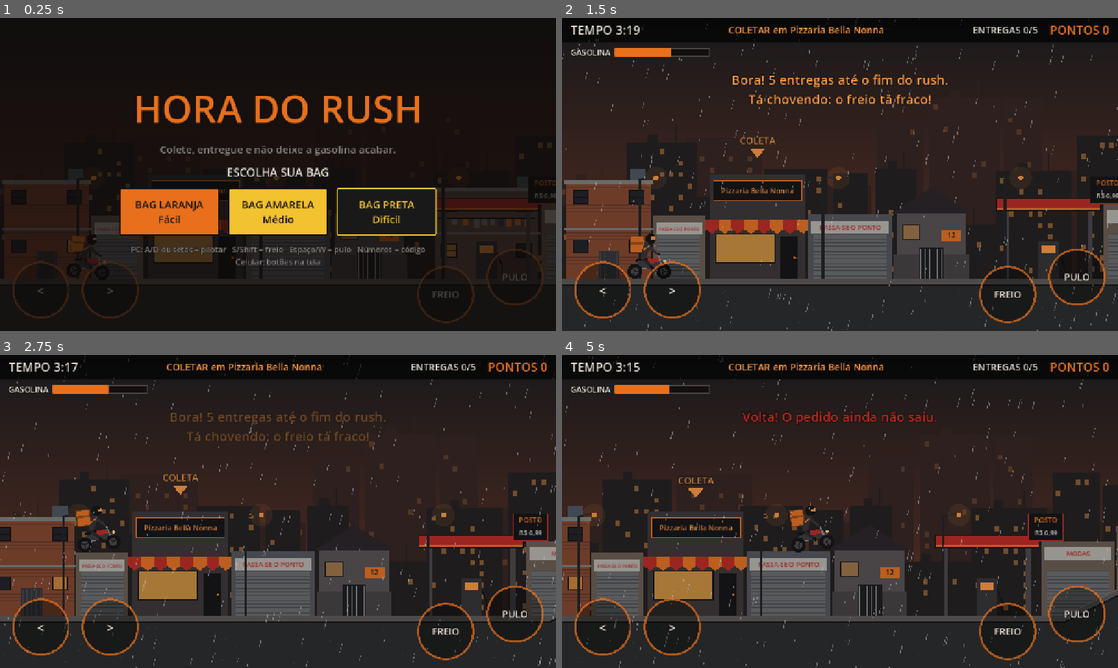
Above: before the commit, frames 1-4 (two rows, left to right).
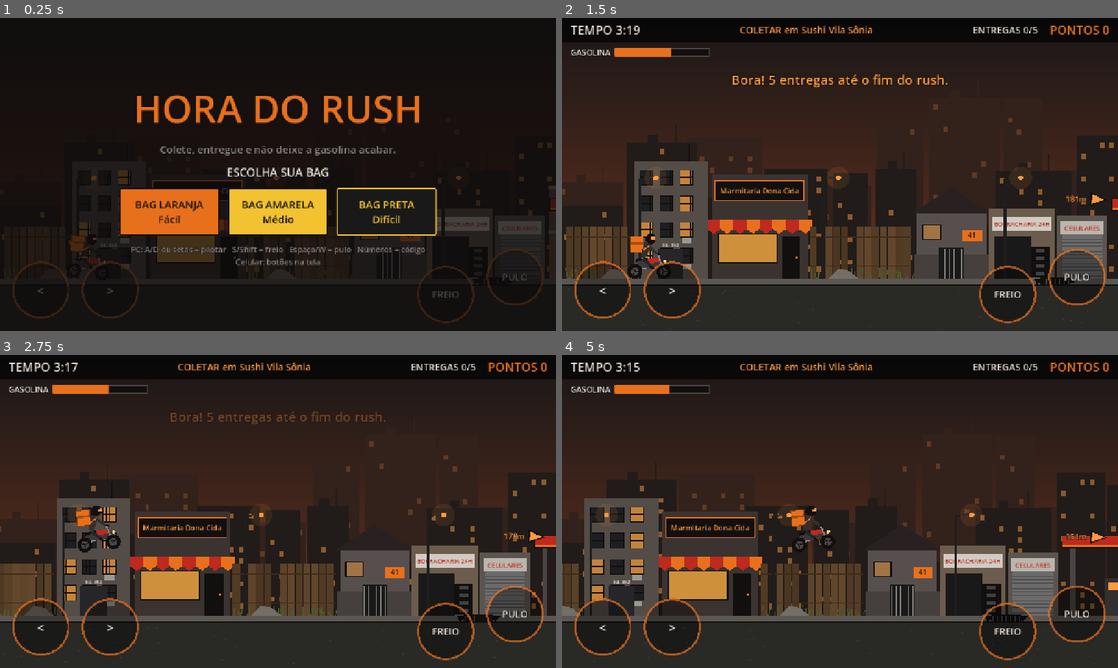
Above: after the commit, the same moments.

Repository: ViniViscas/Hora-do-Rush
Game: Godot game, scene res://scenes/main.tscn
Same seed, same stepped clock (60 frames per second), same inputs: the game is played once before the commit and once after it.
Inputs:
- Up to frame 1 (0.25 s): no input
- Up to frame 2 (1.5 s): click "BAG LARANJA Fácil" at 0.5 s; hold D (direita) from 1.28 s (still down); hold S (freio) from 1.28 s (still down)
- Up to frame 3 (2.75 s): keep holding D (direita); tap Space (pulo) at 1.52, 2.27 s; release S (freio) at 2.03 s; tap S (freio) at 2.1 s
- Up to frame 4 (5 s): release D (direita) at 2.78 s; hold A (esquerda) 2.78-3.53 s; hold S (freio) 2.78-3.53 s; tap 0 at 2.85 s; hold D (direita) from 3.53 s (still down); tap 9 at 3.6 s; tap Space (pulo) at 3.77, 4.52 s; tap S (freio) at 3.8 s; hold S (freio) from 4.28 s (still down); tap Backspace at 4.35 s

The runs differ from the first frame. In frame 1, 3.6% of the frame differs, in the area x 0-100%, y 48-84%; in frame 2, 20%; in frame 3, 20%; in frame 4, 23%, in the area x 0-100%, y 0-100%.

Commit message:
M2.5: mapa gerado proceduralmente por semente
- gerador_fase.gd substitui o layout fixo (level_data.gd)
- regras de distância mínima entre obstáculos (tabela FOLGAS)
- "Jogar de novo" repete o mapa; -- --semente=N abre um mapa específico
- GDD seção 5.1 e README atualizados

Co-Authored-By: Claude Opus 5.5 <noreply@anthropic.com>

Diff:
--- /dev/null
+++ b/scripts/gerador_fase.gd
@@ -0,0 +1,315 @@
+extends RefCounted
+## Gerador procedural da fase. A mesma semente sempre gera o mesmo mapa.
+## Tudo em pixels; o chão "normal" fica em y = 600.
+##
+## Ordem de montagem: chão (platôs/viadutos) → obstáculos de pista → restaurantes,
+## postos e casas → obstáculos sólidos → trechos de ciclovia.
+## O "respiro" entre as coisas fica na tabela FOLGAS: é ali que se ajusta.
+
+const LARGURA := 14000.0
+const Y_CHAO := 600.0
+const INICIO_LIVRE := 600.0   # nada perigoso perto de onde a moto nasce
+const FIM_LIVRE := 300.0
+
+## Distância mínima (px, borda a borda) entre dois tipos de coisa na pista.
+## -1 = podem se sobrepor. Par fora da lista = só não podem se encostar.
+const FOLGAS := [
+	# Lombada e boca de lobo: embalo antes e pista livre para pousar.
+	["lombada", "lombada", 650], ["lombada", "boca", 650], ["boca", "boca", 550],
+	["lombada", "blitz", 750], ["boca", "blitz", 750],
+	["lombada", "cruzamento", 550], ["boca", "cruzamento", 550],
+	["lombada", "terra", 450], ["boca", "terra", 450],
+	["lombada", "bloco", 330], ["boca", "bloco", 330],
+	["lombada", "rampa", 200], ["boca", "rampa", 200],
+	["lombada", "ciclovia", 100], ["boca", "ciclovia", 100],
+	["lombada", "local", 40], ["boca", "local", 40],
+	["lombada", "borda", 500], ["boca", "borda", 500],
+	# Blitz: chega-se nela embalado, para a escolha "freio ou arrisco" pesar.
+	["blitz", "blitz", 2000], ["blitz", "cruzamento", 750], ["blitz", "terra", 650],
+	["blitz", "bloco", 300], ["blitz", "ciclovia", 300], ["blitz", "rampa", 100],
+	["blitz", "local", 40], ["blitz", "borda", 800],
+	# Cruzamento
+	["cruzamento", "cruzamento", 1200], ["cruzamento", "terra", 450], ["cruzamento", "bloco", 200],
+	["cruzamento", "rampa", 150], ["cruzamento", "ciclovia", 150], ["cruzamento", "local", 50],
+	["cruzamento", "borda", 500],
+	# Estrada de terra
+	["terra", "terra", 1200], ["terra", "bloco", 50], ["terra", "ciclovia", 200],
+	["terra", "rampa", 50], ["terra", "local", -1], ["terra", "borda", 200],
+	# Ciclovia (atalho): pode passar na frente de casas e em rampas
+	["ciclovia", "ciclovia", 600], ["ciclovia", "bloco", 80], ["ciclovia", "local", -1],
+	["ciclovia", "rampa", -1], ["ciclovia", "borda", 200],
+	# Sólidos e endereços
+	["bloco", "bloco", 150], ["bloco", "local", 30], ["bloco", "rampa", 80], ["bloco", "borda", 200],
+	["local", "local", 20], ["local", "rampa", 10], ["local", "borda", -1],
+	["rampa", "borda", -1],
+	# Topo de platô/viaduto: tudo pode ficar lá em cima, menos cruzamento
+	["plato", "lombada", -1], ["plato", "boca", -1], ["plato", "blitz", -1], ["plato", "terra", -1],
+	["plato", "ciclovia", -1], ["plato", "bloco", -1], ["plato", "local", -1], ["plato", "rampa", -1],
+	["plato", "borda", -1], ["plato", "plato", -1],
+]
+
+## Quantos obstáculos de pista por fase: [mínimo, máximo].
+## O mínimo é garantido; os extras só entram se couberem com as folgas.
+const QUANTIDADE := {
+	"lombada": [3, 5], "boca": [3, 5], "terra": [1, 3], "cruzamento": [2, 3], "blitz": [1, 2],
+}
+const CANDIDATAS_CICLOVIA := 4   # cada uma tem 50% de chance por partida (obstaculos.gd)
+const N_RESTAURANTES := 5
+const N_CASAS := 15
+const N_POSTOS := 6              # vagas; só Config.POSTOS_ATIVOS aparecem
+const N_BLOCOS := [6, 9]
+
+const LARG_LOCAL := {"restaurante": 220.0, "casa": 160.0, "posto": 240.0}
+const TIPOS_BLOCO := [["cone", Vector2(26, 36)], ["caixote", Vector2(54, 48)], ["cacamba", Vector2(110, 55)]]
+const NOMES_RESTAURANTE := [
+	"Pizzaria Bella Nonna", "Esfiha Express", "Burguer da Quebrada", "Pastel da Feira",
+	"Marmitaria Dona Cida", "Yakisoba do Japa", "Açaí Sem Freio", "Churrasquinho do Tião",
+	"Padaria Pão Nosso", "Hot Dog do Careca", "Sushi Vila Sônia", "Tapioca da Bahia",
+]
+
+var _rng := RandomNumberGenerator.new()
+var _folga := {}
+var _ocupados: Array = []   # [tipo, x0, x1]
+
+
+func _init() -> void:
+	for f in FOLGAS:
+		_folga[f[0] + "|" + f[1]] = f[2]
+		_folga[f[1] + "|" + f[0]] = f[2]
+
+
+## Gera a fase inteira. Retorna um dicionário com o layout (ver o fim da função).
+func gerar(semente: int) -> Dictionary:
+	_rng.seed = semente
+	_ocupados.clear()
+	_ocupar("borda", -800.0, INICIO_LIVRE)
+	_ocupar("borda", LARGURA - FIM_LIVRE, LARGURA + 800.0)
+
+	var chao := _gerar_chao()
+	# Se faltou o mínimo de algum tipo, refaz só os obstáculos (continua determinístico)
+	var antes := _ocupados.duplicate()
+	var pista := _gerar_obstaculos_pista()
+	for tentativa in 10:
+		if _tem_minimos(pista):
+			break
+		_ocupados = antes.duplicate()
+		pista = _gerar_obstaculos_pista()
+	var restaurantes := _gerar_locais("restaurante", N_RESTAURANTES)
+	var postos := _gerar_locais("posto", N_POSTOS)
+	var casas := _gerar_locais("casa", N_CASAS)
+
+	var nomes := NOMES_RESTAURANTE.duplicate()
+	_embaralhar(nomes)
+	var lista_rest := []
+	for i in restaurantes.size():
+		lista_rest.append([restaurantes[i], nomes[i]])
+
+	# Numeração da rua cresce da esquerda para a direita
+	var lista_casas := []
+	var numero := _rng.randi_range(8, 60)
+	for x in casas:
+		var nome := str(numero)
+		if _rng.randf() < 0.12:
+			nome += "-A"
+		lista_casas.append([x, nome])
+		numero += _rng.randi_range(15, 110)
+
+	var blocos := []
+	for i in _rng.randi_range(N_BLOCOS[0], N_BLOCOS[1]):
+		var t: Array = TIPOS_BLOCO[_rng.randi() % TIPOS_BLOCO.size()]
+		var tam: Vector2 = t[1]
+		var x := _colocar("bloco", tam.x, 0.0, LARGURA)
+		if x >= 0.0:
+			blocos.append([x, t[0], tam])
+	blocos.sort_custom(func(a, b) -> bool: return a[0] < b[0])
+
+	var ciclovias := []
+	for i in CANDIDATAS_CICLOVIA:
+		var w := _rng.randf_range(350.0, 600.0)
+		var x := _colocar("ciclovia", w, 0.0, LARGURA)
+		if x >= 0.0:
+			ciclovias.append([x - w / 2.0, x + w / 2.0])
+	ciclovias.sort_custom(func(a, b) -> bool: return a[0] < b[0])
+
+	return {
+		"semente": semente,
+		"largura": LARGURA,
+		"chao": chao,
+		"restaurantes": lista_rest,
+		"casas": lista_casas,
+		"postos": postos,
+		"blocos": blocos,
+		"lombadas": pista.lombada,
+		"bocas": pista.boca,
+		"terra": pista.terra,
+		"cruzamentos": pista.cruzamento,
+		"blitz": pista.blitz,
+		"ciclovias": ciclovias,
+	}
+
+
+# ---------------------------------------------------------------- chão
+
+## Rua plana com alguns platôs e viadutos. As rampas ficam marcadas como ocupadas
+## para nenhum obstáculo ou endereço cair na inclinação; o topo, só para o cruzamento.
+func _gerar_chao() -> Array:
+	var pts := [Vector2(-700, Y_CHAO)]
+	var x := _rng.randf_range(1300.0, 2400.0)
+	while x < LARGURA - 1800.0:
+		var altura: float = [60.0, 80.0, 100.0, 120.0][_rng.randi() % 4]
+		var rampa := 120.0 + altura * 0.7 + _rng.randf_range(0.0, 40.0)
+		var topo := _rng.randf_range(400.0, 900.0)
+		var y := Y_CHAO - altura
+		pts.append(Vector2(x, Y_CHAO))
+		pts.append(Vector2(x + rampa, y))
+		pts.append(Vector2(x + rampa + topo, y))
+		pts.append(Vector2(x + 2.0 * rampa + topo, Y_CHAO))
+		_ocupar("rampa", x, x + rampa)
+		_ocupar("plato", x + rampa, x + rampa + topo)
+		_ocupar("rampa", x + rampa + topo, x + 2.0 * rampa + topo)
+		x += 2.0 * rampa + topo + _rng.randf_range(1800.0, 3800.0)
+	pts.append(Vector2(LARGURA + 700.0, Y_CHAO))
+	return pts
+
+
+# ---------------------------------------------------------------- obstáculos de pista
+
+## Percorre a rua da esquerda para a direita colocando os obstáculos numa ordem
+## sorteada. O espaço que sobra é espalhado entre eles, então o mapa fica cheio
+## por igual, mas cada um respeita a folga em relação a tudo que já existe.
+func _gerar_obstaculos_pista() -> Dictionary:
+	# Espaço útil: tira o começo, o fim e as rampas (com a folga típica em volta delas)
+	var espaco := LARGURA - INICIO_LIVRE - FIM_LIVRE
+	for o in _ocupados:
+		if o[0] == "rampa":
+			espaco -= o[2] - o[1] + 250.0
+
+	var saco := []
+	var extras := []
+	for tipo in QUANTIDADE:
+		for i in QUANTIDADE[tipo][0]:
+			saco.append(tipo)
+		for i in _rng.randi_range(0, QUANTIDADE[tipo][1] - QUANTIDADE[tipo][0]):
+			extras.append(tipo)
+	_embaralhar(extras)
+	var usado := 0.0
+	for tipo in saco:
+		usado += _espaco_tipico(tipo)
+	for tipo in extras:
+		if usado + _espaco_tipico(tipo) <= espaco:
+			saco.append(tipo)
+			usado += _espaco_tipico(tipo)
+	_embaralhar(saco)
+
+	var res := {"lombada": [], "boca": [], "terra": [], "cruzamento": [], "blitz": []}
+	var cursor := INICIO_LIVRE
+	while not saco.is_empty():
+		var tipo: String = saco.pop_front()
+		var w := _largura_pista(tipo)
+		usado -= _espaco_tipico(tipo)
+		# Sobra = espaço livre além do mínimo; sorteia quanto dela gastar antes deste
+		var livre := LARGURA - FIM_LIVRE - cursor
+		for o in _ocupados:
+			if o[0] == "rampa" and o[1] > cursor:
+				livre -= o[2] - o[1] + 250.0
+		var sobra := (livre - usado - _espaco_tipico(tipo)) / (saco.size() + 1)
+		var x0 := cursor + _rng.randf_range(0.0, maxf(sobra, 0.0) * 1.6)
+		# Empurra para frente até respeitar todas as folgas
+		while x0 + w < LARGURA and not _cabe(tipo, x0, x0 + w):
+			x0 += 25.0
+		if x0 + w < LARGURA:
+			_ocupar(tipo, x0, x0 + w)
+			cursor = x0 + w
+		else:
+			# Não coube à frente: procura qualquer brecha no mapa (senão, fica sem esse)
+			var c := _colocar(tipo, w, INICIO_LIVRE, LARGURA - FIM_LIVRE)
+			if c < 0.0:
+				continue
+			x0 = c - w / 2.0
+		if tipo == "terra" or tipo == "blitz":
+			res[tipo].append([x0, x0 + w])
+		else:
+			res[tipo].append(x0 + w / 2.0)
+	return res
+
+
+func _tem_minimos(pista: Dictionary) -> bool:
+	for tipo in QUANTIDADE:
+		if pista[tipo].size() < QUANTIDADE[tipo][0]:
+			return false
+	return true
+
+
+## Largura média + folga média para os vizinhos de pista: quanto de rua um obstáculo "gasta".
+func _espaco_tipico(tipo: String) -> float:
+	var media := {"lombada": 92.0, "boca": 68.0, "cruzamento": 200.0, "blitz": 420.0, "terra": 495.0}
+	var soma := 0.0
+	for outro in QUANTIDADE:
+		soma += float(_folga.get(tipo + "|" + outro, 0))
+	return media[tipo] + soma / QUANTIDADE.size()
+
+
+func _largura_pista(tipo: String) -> float:
+	match tipo:
+		"lombada": return 92.0
+		"boca": return 68.0
+		"cruzamento": return 200.0
+		"blitz": return _rng.randf_range(380.0, 460.0)
+		"terra": return _rng.randf_range(190.0, 800.0)
+	return 100.0
+
+
+# ---------------------------------------------------------------- endereços
+
+## Divide a rua em faixas iguais e tenta um endereço em cada, para ficarem espalhados.
+func _gerar_locais(tipo: String, n: int) -> Array:
+	var w: float = LARG_LOCAL[tipo]
+	var faixa := (LARGURA - 200.0) / n
+	var xs := []
+	for i in n:
+		var x := _colocar(tipo, w, 100.0 + i * faixa, 100.0 + (i + 1) * faixa)
+		if x < 0.0:
+			x = _colocar(tipo, w, 100.0, LARGURA - 100.0)
+		if x >= 0.0:
+			xs.append(x)
+	xs.sort()
+	return xs
+
+
+# ---------------------------------------------------------------- ocupação
+
+func _tipo_ocupacao(tipo: String) -> String:
+	return "local" if LARG_LOCAL.has(tipo) else tipo
+
+
+func _ocupar(tipo: String, x0: float, x1: float) -> void:
+	_ocupados.append([_tipo_ocupacao(tipo), x0, x1])
+
+
+func _cabe(tipo: String, x0: float, x1: float) -> bool:
+	var t := _tipo_ocupacao(tipo)
+	for o in _ocupados:
+		var folga: float = _folga.get(t + "|" + o[0], 0)
+		if folga < 0.0:
+			continue
+		if maxf(x0, o[1]) - minf(x1, o[2]) < folga:
+			return false
+	return true
+
+
+## Sorteia uma posição livre dentro de [de, ate]. Retorna o centro, ou -1 se não achou.
+func _colocar(tipo: String, w: float, de: float, ate: float) -> float:
+	for i in 80:
+		var c := _rng.randf_range(de + w / 2.0, ate - w / 2.0)
+		if _cabe(tipo, c - w / 2.0, c + w / 2.0):
+			_ocupar(tipo, c - w / 2.0, c + w / 2.0)
+			return c
+	return -1.0
+
+
+func _embaralhar(lista: Array) -> void:
+	for i in range(lista.size() - 1, 0, -1):
+		var j := _rng.randi_range(0, i)
+		var tmp = lista[i]
+		lista[i] = lista[j]
+		lista[j] = tmp
--- a/scripts/level_data.gd
+++ /dev/null
@@ -1,44 +0,0 @@
-extends RefCounted
-## Layout da fase 1. Tudo em pixels; o chão "normal" fica em y = 600.
-## Para mexer no mapa, edite só este arquivo.
-
-const LARGURA := 14000.0
-
-## Perfil do chão (pontos da superfície, da esquerda para a direita).
-const CHAO := [
-	Vector2(-700, 600), Vector2(1300, 600), Vector2(1500, 500), Vector2(2200, 500),
-	Vector2(2400, 600), Vector2(4200, 600), Vector2(4350, 540), Vector2(4700, 540),
-	Vector2(4850, 600), Vector2(10400, 600), Vector2(10600, 480), Vector2(11400, 480),
-	Vector2(11600, 600), Vector2(14700, 600),
-]
-
-const RESTAURANTES := [
-	[450.0, "Pizzaria Bella Nonna"], [3050.0, "Esfiha Express"], [6000.0, "Burguer da Quebrada"],
-	[8900.0, "Pastel da Feira"], [12750.0, "Marmitaria Dona Cida"],
-]
-
-const CASAS := [
-	[850.0, "12"], [1700.0, "77"], [2650.0, "145"], [3700.0, "230"], [4520.0, "301"],
-	[5150.0, "418"], [6500.0, "512"], [6950.0, "640"], [7750.0, "15-A"], [8250.0, "22"],
-	[9250.0, "88"], [11850.0, "1010"], [12400.0, "1107"], [13300.0, "1234"], [13750.0, "1350"],
-]
-
-## Vagas possíveis de posto; a cada partida só Config.POSTOS_ATIVOS aparecem.
-const POSTOS := [1120.0, 2030.0, 4000.0, 5550.0, 10150.0, 13020.0]
-
-## Obstáculos sólidos: [x, tipo, tamanho]
-const BLOCOS := [
-	[2480.0, "cone", Vector2(26, 36)], [3350.0, "cacamba", Vector2(110, 55)],
-	[5780.0, "caixote", Vector2(54, 48)], [6250.0, "caixote", Vector2(54, 48)],
-	[6730.0, "cone", Vector2(26, 36)], [9400.0, "caixote", Vector2(54, 48)],
-	[11200.0, "cone", Vector2(26, 36)], [13550.0, "cacamba", Vector2(110, 55)],
-]
-
-## Obstáculos do M2
-const LOMBADAS := [3500.0, 5330.0, 8600.0, 11000.0]
-const BOCAS_DE_LOBO := [4950.0, 7980.0, 9090.0, 12560.0]
-const TERRA := [[2740.0, 2930.0], [7550.0, 8450.0]]
-const CRUZAMENTOS := [7350.0, 12100.0]
-const BLITZ := [[9480.0, 9880.0]]
-## Trechos onde PODE aparecer ciclovia (cada um tem 50% de chance por partida).
-const CICLOVIAS := [[3560.0, 4150.0], [9950.0, 10380.0], [11650.0, 12000.0], [13400.0, 13950.0]]
--- a/scripts/main.gd
+++ b/scripts/main.gd
@@ -1,9 +1,9 @@
 extends Node2D
 ## Cena principal: monta a fase, controla o fluxo de pedidos, tempo, gasolina e pontuação.
-## Os obstáculos do M2 ficam em obstaculos.gd; o layout do mapa em level_data.gd.
+## Os obstáculos do M2 ficam em obstaculos.gd; o mapa é gerado por gerador_fase.gd.
 
 const Config := preload("res://scripts/game_config.gd")
-const Nivel := preload("res://scripts/level_data.gd")
+const Gerador := preload("res://scripts/gerador_fase.gd")
 const Moto := preload("res://scripts/moto.gd")
 const Chao := preload("res://scripts/ground.gd")
 const Bloco := preload("res://scripts/block.gd")
@@ -17,7 +17,7 @@
 const PopupCodigo := preload("res://scripts/code_popup.gd")
 const Toque := preload("res://scripts/touch_controls.gd")
 
-const LARGURA_FASE := Nivel.LARGURA
+const LARGURA_FASE := Gerador.LARGURA
 const PX_POR_METRO := 16.0
 const VEL_PARADO := 35.0
 
@@ -26,11 +26,14 @@
 
 ## Dificuldade a iniciar direto após recarregar a cena ("Jogar de novo").
 static var dificuldade_pendente := ""
+## Semente do mapa a reaproveitar após recarregar ("Jogar de novo" repete o mesmo mapa).
+static var semente_pendente := 0
 
 var estado := Estado.MENU
 var dif_id := ""
 var dif: Dictionary = {}
 var rng := RandomNumberGenerator.new()
+var fase: Dictionary = {}   # layout gerado (ver gerador_fase.gd)
 
 var moto  # Moto
 var camera: Camera2D
@@ -65,6 +68,7 @@
 func _ready() -> void:
 	rng.randomize()
 	_configurar_input()
+	fase = Gerador.new().gerar(_escolher_semente())
 	_criar_fundo()
 	_criar_mundo()
 	_criar_moto()
@@ -94,6 +98,16 @@
 			var ev := InputEventKey.new()
 			ev.physical_keycode = tecla
 			InputMap.action_add_event(acao, ev)
+
+
+## Mapa novo a cada partida, a não ser que venha de "Jogar de novo" ou de -- --semente=N.
+func _escolher_semente() -> int:
+	var s := semente_pendente
+	semente_pendente = 0
+	for a in OS.get_cmdline_user_args():
+		if a.begins_with("--semente="):
+			s = a.substr(10).to_int()
+	return s if s > 0 else rng.randi_range(1, 999999)
 
 
 func _criar_fundo() -> void:
@@ -136,27 +150,27 @@
 
 func _criar_mundo() -> void:
 	chao = Chao.new()
-	chao.configurar(PackedVector2Array(Nivel.CHAO))
-
-	for r in Nivel.RESTAURANTES:
-		restaurantes.append(_criar_local("restaurante", r[0], r[1], 220.0))
-	for c in Nivel.CASAS:
-		casas.append(_criar_local("casa", c[0], c[1], 160.0))
-	for x in Nivel.POSTOS:
+	chao.configurar(PackedVector2Array(fase.chao))
+
+	for r in fase.restaurantes:
+		restaurantes.append(_criar_local("restaurante", r[0], r[1], Gerador.LARG_LOCAL.restaurante))
+	for c in fase.casas:
+		casas.append(_criar_local("casa", c[0], c[1], Gerador.LARG_LOCAL.casa))
+	for x in fase.postos:
 		var f = _criar_fachada(x - 120.0, x + 120.0, int(x))
 		fachadas_posto.append(f)
-		postos.append(_criar_local("posto", x, "Posto", 240.0))
+		postos.append(_criar_local("posto", x, "Posto", Gerador.LARG_LOCAL.posto))
 	_preencher_rua()
 
 	# Chão depois dos prédios (postes na frente), obstáculos por cima do chão
 	add_child(chao)
 	obst = Obstaculos.new()
 	add_child(obst)
-	obst.construir(chao, rng)
+	obst.construir(chao, rng, fase)
 	obst.aviso.connect(func(t: String, c: Color) -> void: hud.aviso(t, c))
 	obst.placar.connect(_on_placar)
 
-	for o in Nivel.BLOCOS:
+	for o in fase.blocos:
 		var b := Bloco.new()
 		b.tipo = o[1]
 		b.tamanho = o[2]
@@ -189,13 +203,13 @@
 	var ocupados := []
 	for l in restaurantes + casas + postos:
 		ocupados.append([l.position.x - l.largura / 2.0 - 6.0, l.position.x + l.largura / 2.0 + 6.0])
-	for x in Nivel.CRUZAMENTOS:
+	for x in fase.cruzamentos:
 		ocupados.append([x - 135.0, x + 150.0])
 	ocupados.append([LARGURA_FASE - 10.0, LARGURA_FASE + 10.0])
 	ocupados.sort_custom(func(a, b) -> bool: return a[0] < b[0])
 
 	var r := RandomNumberGenerator.new()
-	r.seed = 2026   # a cidade é sempre igual
+	r.seed = fase.semente   # mesma semente, mesmas fachadas
 	var cursor := 10.0
 	for seg in ocupados:
 		var x := cursor
@@ -251,6 +265,7 @@
 	telas.iniciar.connect(_iniciar)
 	telas.jogar_de_novo.connect(func() -> void:
 		dificuldade_pendente = dif_id
+		semente_pendente = fase.semente
 		get_tree().reload_current_scene())
 	telas.voltar_menu.connect(func() -> void: get_tree().reload_current_scene())
 
@@ -378,7 +393,7 @@
 	var linhas := "Entregas: %d/%d     Pontos: %d" % [entregas, Config.ENTREGAS_FASE, pontos]
 	if vitoria:
 		linhas += "\n(inclui +%d pelo tempo que sobrou)" % bonus
-	linhas += "\nDificuldade: %s (%s)" % [dif.nome, dif.rotulo]
+	linhas += "\nDificuldade: %s (%s)     Mapa nº %d" % [dif.nome, dif.rotulo, fase.semente]
 	var titulo := "TURNO FECHADO!" if vitoria else "GAME OVER"
 	telas.mostrar_fim(vitoria, titulo, mensagem, linhas)
 
--- a/scripts/obstaculos.gd
+++ b/scripts/obstaculos.gd
@@ -7,7 +7,7 @@
 signal placar(pontos: int, tempo: float, texto: String, cor: Color)
 
 const Config := preload("res://scripts/game_config.gd")
-const Nivel := preload("res://scripts/level_data.gd")
+const Gerador := preload("res://scripts/gerador_fase.gd")
 const Marcador := preload("res://scripts/marcador.gd")
 const CarroCet := preload("res://scripts/carro_cet.gd")
 
@@ -34,21 +34,21 @@
 var _ajuda_equilibrio := 0
 
 
-## Cria os desenhos na pista. Chamado depois do chão existir.
-func construir(chao_ref, rng_ref: RandomNumberGenerator) -> void:
+## Cria os desenhos na pista a partir da fase gerada. Chamado depois do chão existir.
+func construir(chao_ref, rng_ref: RandomNumberGenerator, fase: Dictionary) -> void:
 	chao = chao_ref
 	rng = rng_ref
-	for x in Nivel.LOMBADAS:
+	for x in fase.lombadas:
 		lombadas.append(_marcador("lombada", x - 46.0, x + 46.0))
-	for x in Nivel.BOCAS_DE_LOBO:
+	for x in fase.bocas:
 		bocas.append(_marcador("boca", x - 34.0, x + 34.0))
-	for t in Nivel.TERRA:
+	for t in fase.terra:
 		terras.append(_marcador("terra", t[0], t[1]))
-	for c in Nivel.CICLOVIAS:
+	for c in fase.ciclovias:
 		ciclovias.append(_marcador("ciclovia", c[0], c[1]))
-	for b in Nivel.BLITZ:
+	for b in fase.blitz:
 		blitzes.append(_marcador("blitz", b[0], b[1]))
-	for x in Nivel.CRUZAMENTOS:
+	for x in fase.cruzamentos:
 		var m = _marcador("cruzamento", x - 100.0, x + 100.0)
 		m.iniciar_cruzamento(rng.randf_range(0.5, 4.0))
 		cruzamentos.append(m)
@@ -75,7 +75,7 @@
 	for c in ciclovias:
 		c.ativo = rng.randf() < 0.5
 		alguma = alguma or c.ativo
-	if not alguma:
+	if not alguma and not ciclovias.is_empty():
 		ciclovias[rng.randi_range(0, ciclovias.size() - 1)].ativo = true
 	for c in ciclovias:
 		c.visible = c.ativo
@@ -230,7 +230,7 @@
 		if t.contem(cet.position.x):
 			vmax *= 0.6
 	cet.vel = move_toward(cet.vel, signf(dx) * vmax, 420.0 * delta)
-	cet.position.x = clampf(cet.position.x + cet.vel * delta, 40.0, Nivel.LARGURA - 40.0)
+	cet.position.x = clampf(cet.position.x + cet.vel * delta, 40.0, Gerador.LARGURA - 40.0)
 	cet.position.y = chao.altura_em(cet.position.x)
 	var y_frente: float = chao.altura_em(cet.position.x + 40.0)
 	cet.angulo = atan2(y_frente - cet.position.y, 40.0)
@@ -251,10 +251,10 @@
 	_cet_gatilho = -1.0
 	var lado := -float(moto.direcao)
 	var inicio := x + lado * 1000.0
-	if inicio < 60.0 or inicio > Nivel.LARGURA - 60.0:
+	if inicio < 60.0 or inicio > Gerador.LARGURA - 60.0:
 		inicio = x - lado * 1000.0
 	cet = CarroCet.new()
-	cet.position = Vector2(clampf(inicio, 60.0, Nivel.LARGURA - 60.0), chao.altura_em(inicio))
+	cet.position = Vector2(clampf(inicio, 60.0, Gerador.LARGURA - 60.0), chao.altura_em(inicio))
 	add_child(cet)
 	cet_restante = Config.DURACAO_CET
 	aviso.emit("CNH VENCIDA! A CET tá na sua cola!", Config.COR_VERMELHO)
Not shown, added: scripts/gerador_fase.gd.uid
Not shown, removed: scripts/level_data.gd.uid
Not shown, changed: docs/GDD.md
